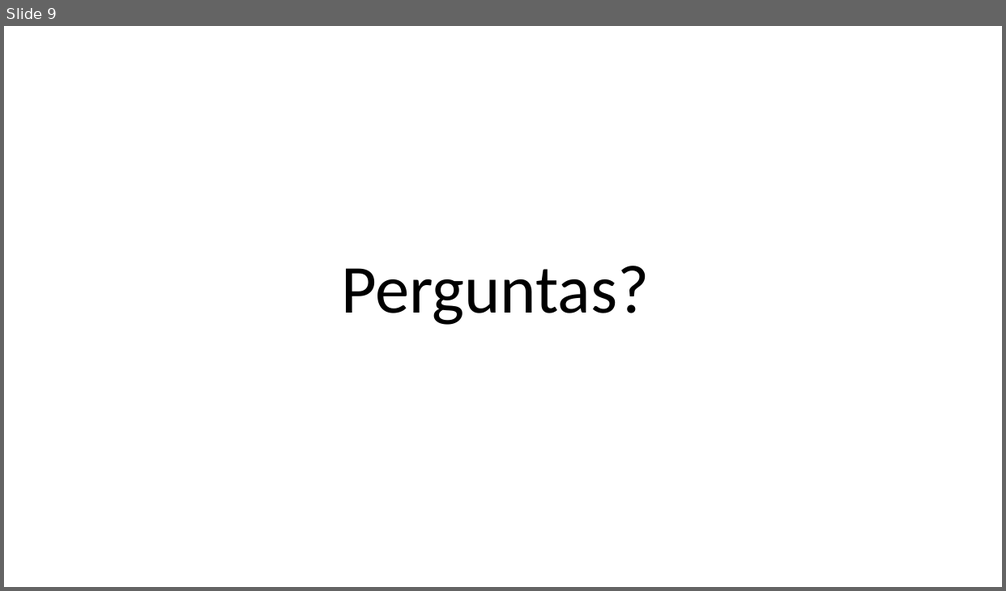
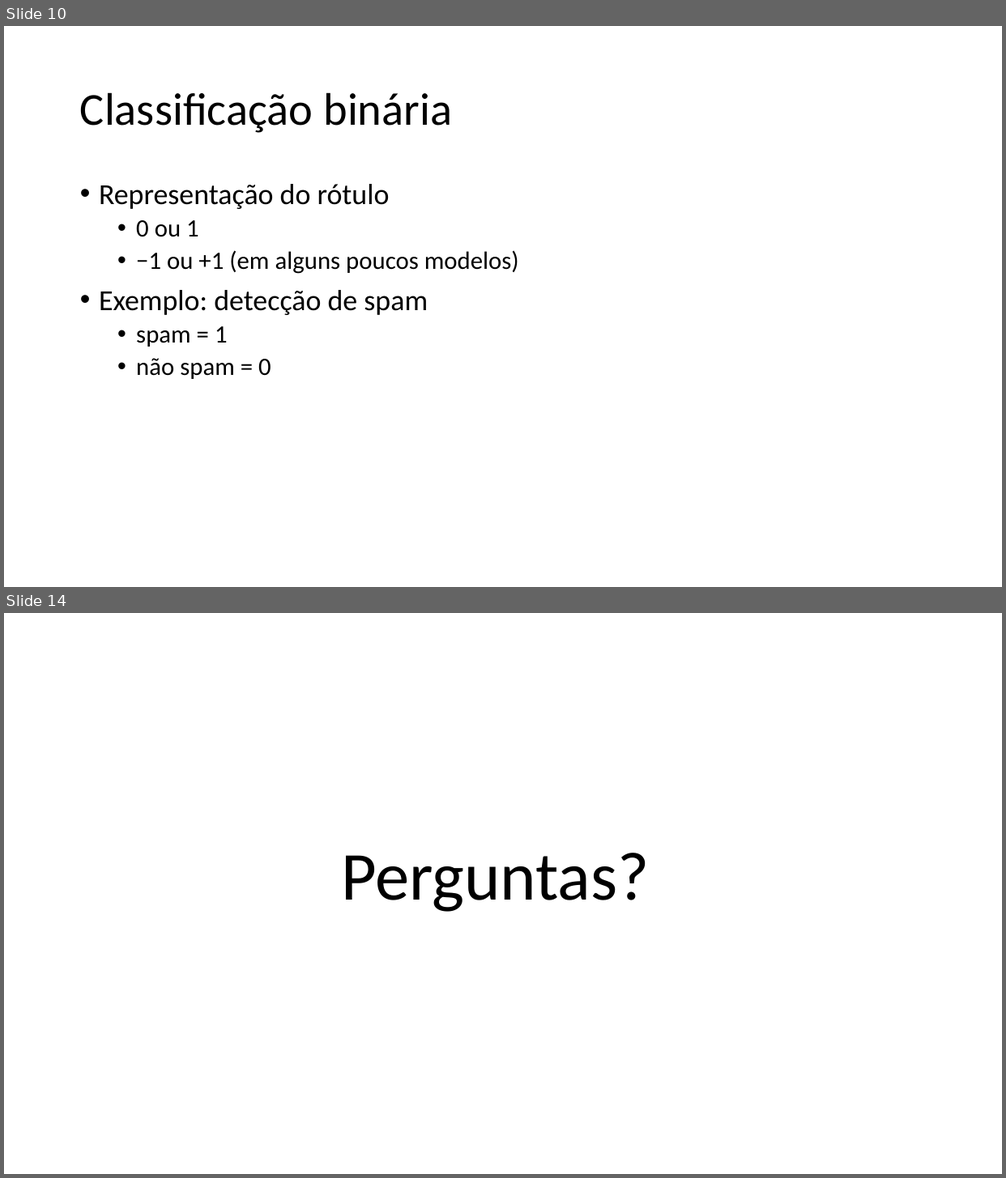
Before and after one commit to zz4fap/c24_inteligencia_artificial, a slide deck: slides/C24_Regressão_logística.pptx. Shown one above the other, each under a label of ours: slide 9 before the commit, slides 10 and 14 after it; the slides between them are not shown. The pictures are 1006x591 and 1006x1178 pixels, drawn with LibreOffice and Linux fonts; fonts in the diff are those of the drawing. Boxes give left, top, right and bottom in pixels: in the first picture for what was removed or moved away, otherwise in the second. Text is boxed around its words. In the diff, an @@ line names an element or a change of style, - is before the commit and + after.

```diff
--- a/slides/C24_Regressão_logística.pptx
+++ b/slides/C24_Regressão_logística.pptx
@@ slide 10 added at (4, 26, 1002, 587), background #FFFFFF @@
@@ title added at (80, 92, 452, 133), 44 pt, text #000000 @@
+Classificação binária
@@ text added at (99, 184, 519, 379), 24 pt, text #000000 @@
+• Representação do rótulo
+  • 0 ou 1
+  • −1 ou +1 (em alguns poucos modelos)
+• Exemplo: detecção de spam
+  • spam = 1
+  • não spam = 0
@@ what was slide 9 is now slide 14 @@
```
Also in this commit, not shown: 1 slide changed, 11 other slides added, 8 slides removed, 2 other files.
